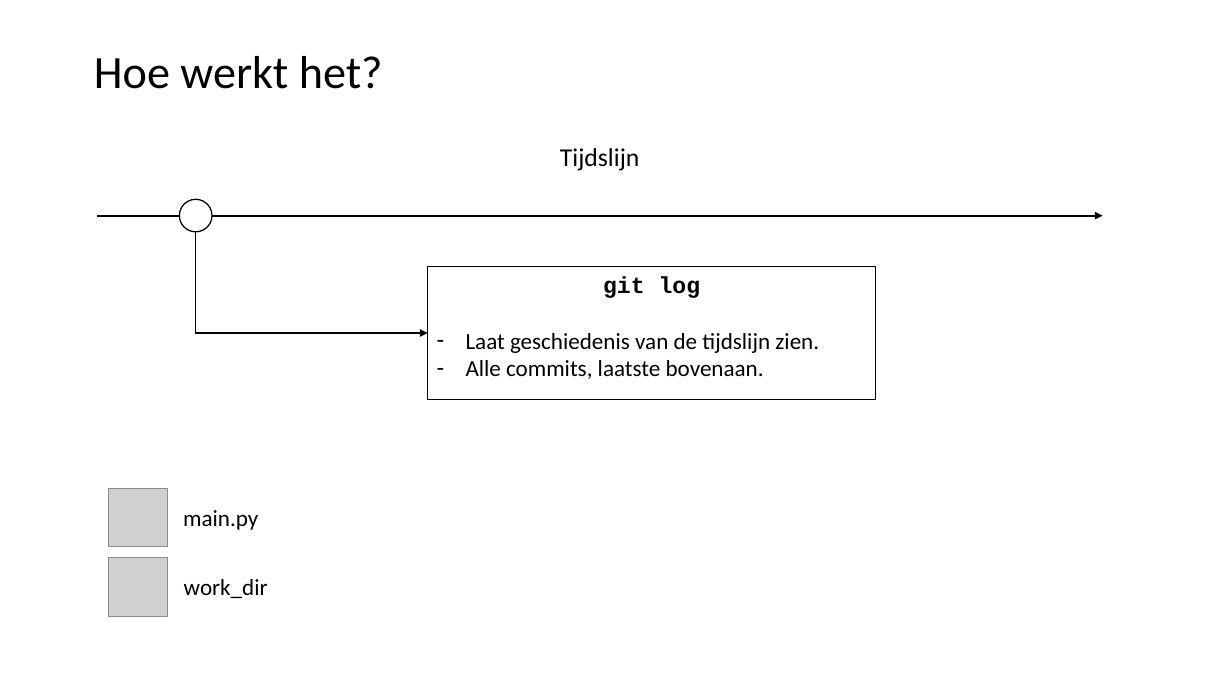
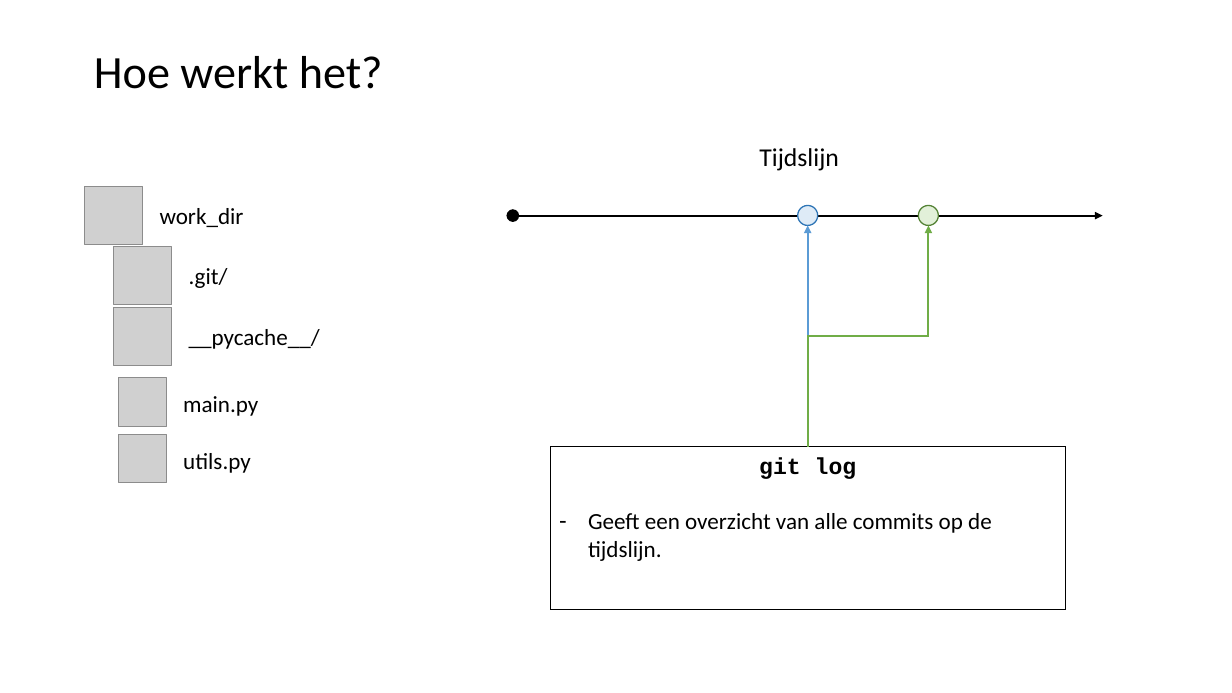
Before and after one commit to LFKoning/knowledge-sharing, a slide deck: slide 11 of git_course/1_basics/git_basic.pptx (slide 10 before the commit). Drawn at 1232x693 pixels with LibreOffice and Linux fonts; fonts in the diff are those of the drawing; grey boxes stand for pictures. Boxes give left, top, right and bottom in pixels: in the first picture for what was removed or moved away, otherwise in the second. Text is boxed around its words. In the diff, an @@ line names an element or a change of style, - is before the commit and + after.

Commit message:
Git slides update

```diff
--- a/git_course/1_basics/git_basic.pptx
+++ b/git_course/1_basics/git_basic.pptx
@@ text "Tijdslijn": place and size @@
-text "Tijdslijn" at (560, 148, 639, 171)
+text "Tijdslijn" at (759, 148, 838, 171)
@@ picture added at (85, 187, 143, 245) @@
@@ text "work_dir": place and size @@
-text "work_dir" at (184, 579, 268, 598)
+text "work_dir" at (160, 208, 244, 227)
@@ ellipse removed at (179, 200, 212, 232) @@
@@ ellipse added at (798, 205, 818, 226), fill #DEEBF7, outline #2E75B6 1 pt @@
@@ ellipse added at (919, 205, 939, 226), fill #E2F0D9, outline #548235 1 pt @@
@@ elbow arrow removed from (196, 232) to (428, 333) @@
@@ arrow moved from (97, 215) - (1103, 215) to (513, 215) - (1103, 215) @@
@@ arrow (513, 215) - (1103, 215): arrow to double arrow @@
@@ elbow arrow added from (808, 447) to (808, 226), #5B9BD5 1.5 pt @@
@@ elbow arrow added from (808, 447) to (929, 226), #70AD47 1.5 pt @@
@@ picture added at (114, 247, 172, 305) @@
@@ text added at (189, 268, 228, 288), 18 pt, text #000000 @@
+.git/
@@ rectangle removed at (428, 266, 876, 400) @@
-git log
-– Laat geschiedenis van de tijdslijn zien.
-– Alle commits, laatste bovenaan.
@@ picture added at (114, 307, 172, 365) @@
@@ text added at (189, 329, 320, 349), 18 pt, text #000000 @@
+__pycache__/
@@ picture added at (119, 378, 167, 426) @@
@@ text "main.py": place and size @@
-text "main.py" at (183, 510, 258, 530)
+text "main.py" at (183, 396, 258, 416)
@@ picture added at (119, 434, 167, 482) @@
@@ rectangle added at (550, 447, 1066, 611), outline #000000 0.75 pt, 18 pt, text #000000 @@
+git log
+– Geeft een overzicht van alle commits op de tijdslijn.
@@ text added at (183, 453, 251, 473), 18 pt, text #000000 @@
+utils.py
@@ picture removed at (109, 489, 167, 547) @@
@@ picture removed at (109, 558, 167, 616) @@
```
Also in this commit, not shown: 11 other slides changed, 1 slide added, 2 slides removed.
